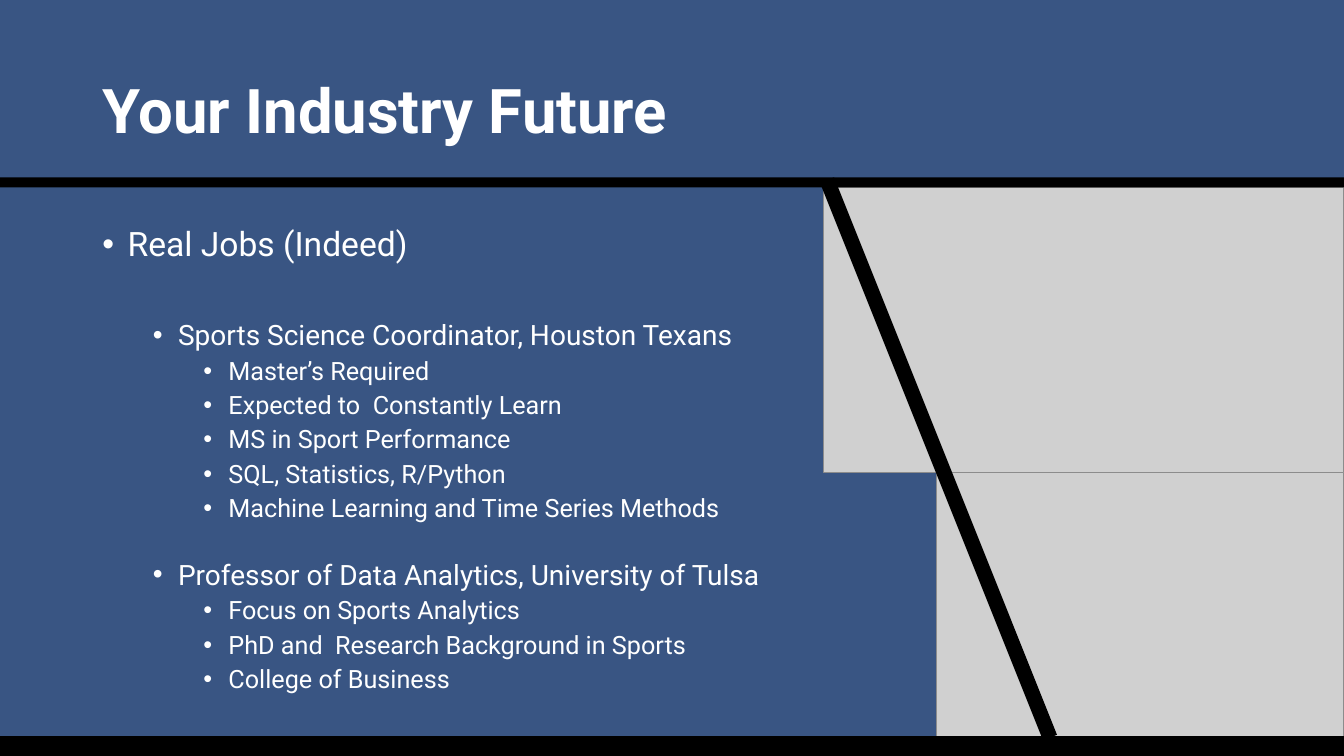
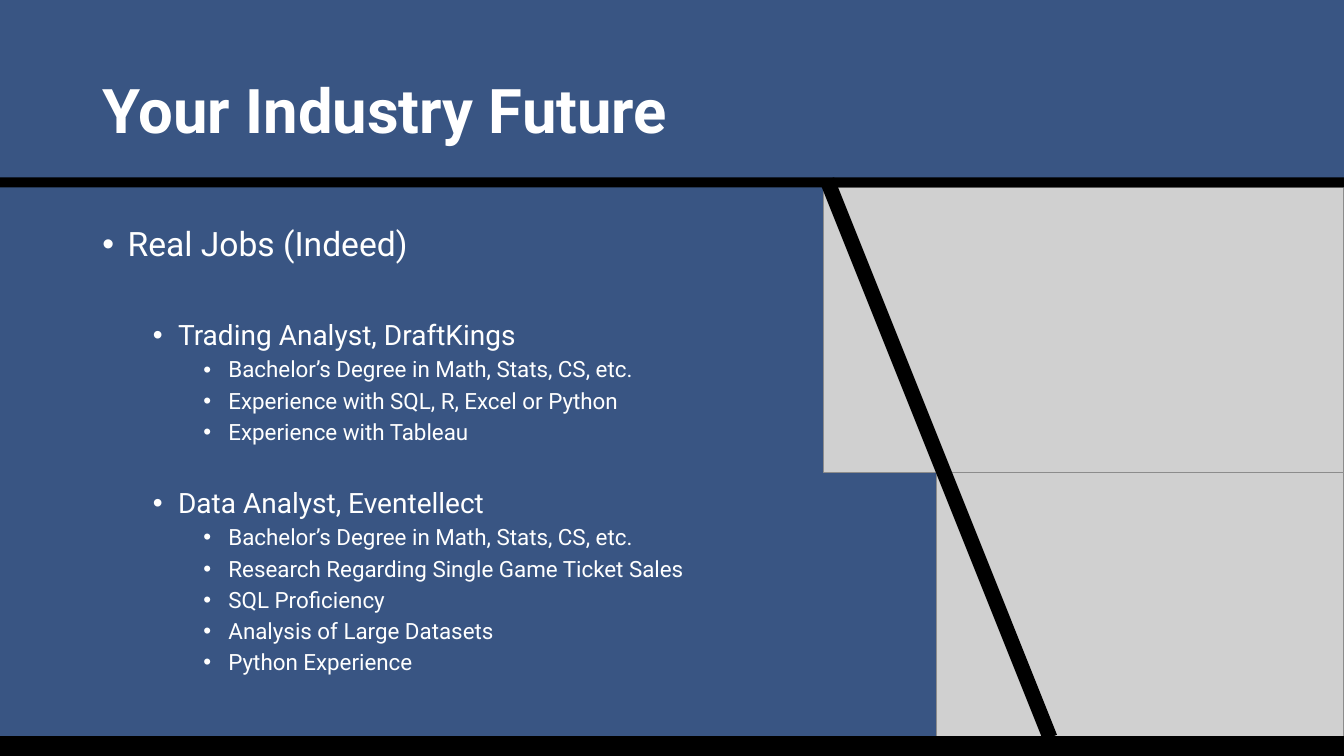
Before and after one commit to SuperMarioGiacomazzo/STOR538_WEBSITE, a slide deck: slide 19 of Slides/Sports Analytics 3/Sports_Analytics_3_Lecture.pptx. Drawn at 1344x756 pixels with LibreOffice and Linux fonts; fonts in the diff are those of the drawing; grey boxes stand for pictures. Boxes give left, top, right and bottom in pixels: in the first picture for what was removed or moved away, otherwise in the second. Text is boxed around its words. In the diff, an @@ line names an element or a change of style, - is before the commit and + after.

```diff
--- a/Slides/Sports Analytics 3/Sports_Analytics_3_Lecture.pptx
+++ b/Slides/Sports Analytics 3/Sports_Analytics_3_Lecture.pptx
@@ text at [178,323,683,675]: text changed; size 18 to 16 pt @@
-  • Sports Science Coordinator, Houston Texans
-    • Master’s Required
-    • Expected to Constantly Learn
-    • MS in Sport Performance
-    • SQL, Statistics, R/Python
-    • Machine Learning and Time Series Methods
-  • Professor of Data Analytics, University of Tulsa
-    • Focus on Sports Analytics
-    • PhD and Research Background in Sports
-    • College of Business
+  • Trading Analyst, DraftKings
+    • Bachelor’s Degree in Math, Stats, CS, etc.
+    • Experience with SQL, R, Excel or Python
+    • Experience with Tableau
+  • Data Analyst, Eventellect
+    • Bachelor’s Degree in Math, Stats, CS, etc.
+    • Research Regarding Single Game Ticket Sales
+    • SQL Proficiency
+    • Analysis of Large Datasets
+    • Python Experience
```
Also in this commit, not shown: 5 other slides changed, 3 other files.
